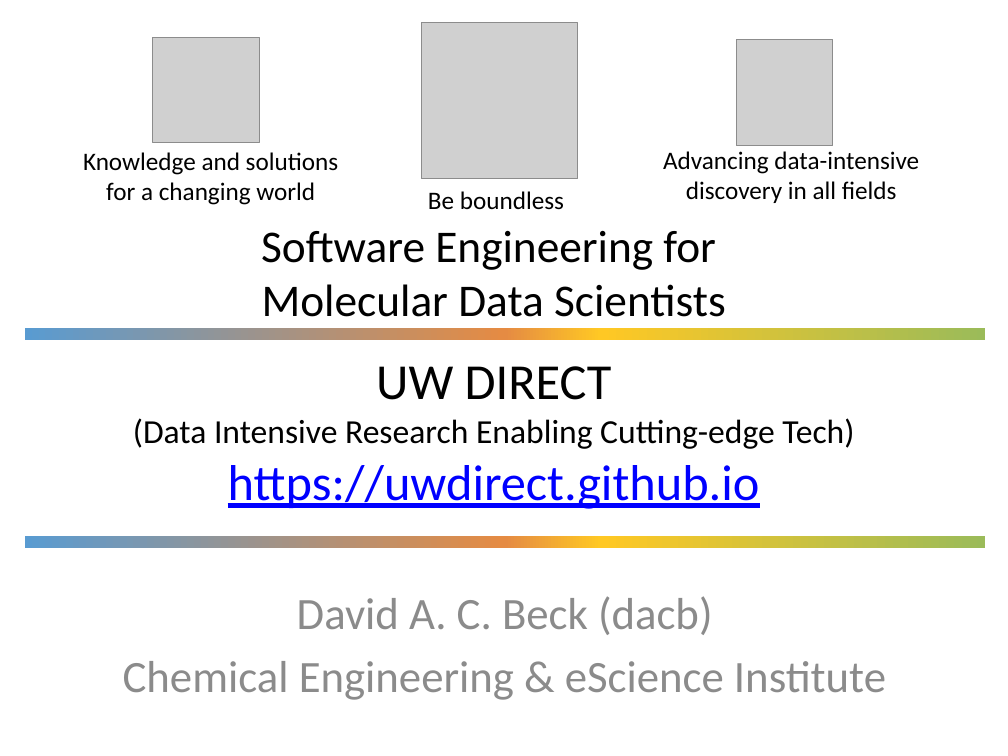
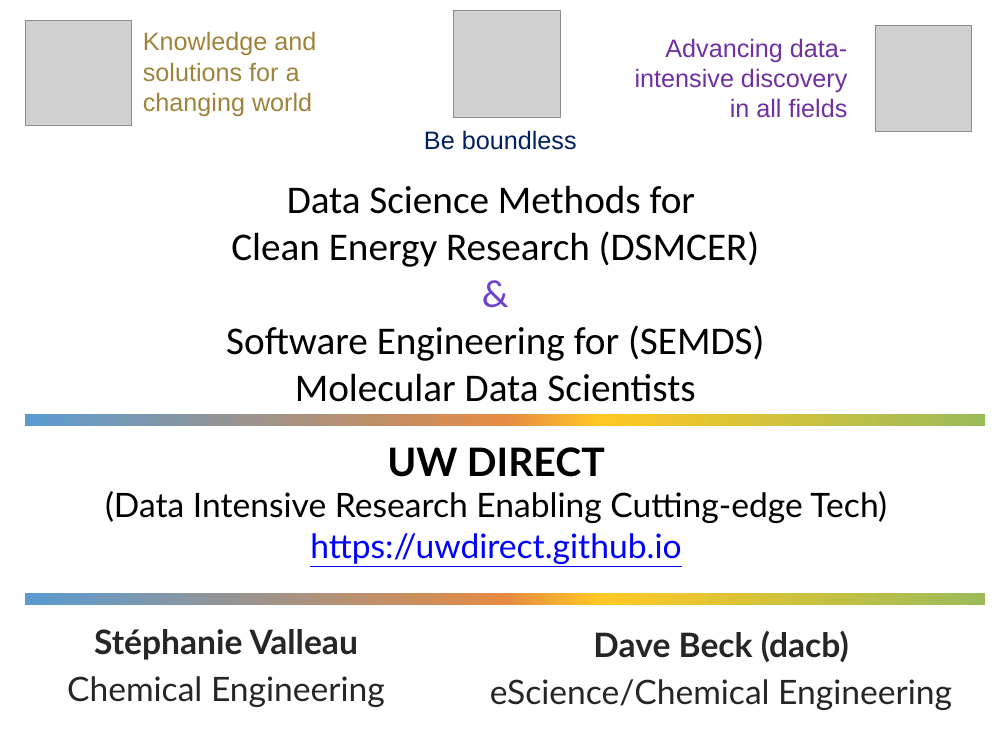
Before and after one commit to UWDIRECT/UWDIRECT.github.io, a slide deck: slide 1 of Wi21_content/SEDS/L1.1.Command_Line.pptx. Drawn at 1008x756 pixels with LibreOffice and Linux fonts; fonts in the diff are those of the drawing; grey boxes stand for pictures; background and template pictures are left out. Boxes give left, top, right and bottom in pixels: in the first picture for what was removed or moved away, otherwise in the second. Text is boxed around its words. In the diff, an @@ line names an element or a change of style, - is before the commit and + after.

```diff
--- a/Wi21_content/SEDS/L1.1.Command_Line.pptx
+++ b/Wi21_content/SEDS/L1.1.Command_Line.pptx
@@ rectangle: place and size @@
-rectangle at (0, 21, 1008, 178)
+rectangle at (0, 0, 1008, 179)
@@ picture: place and size @@
-picture at (153, 37, 260, 142)
+picture at (25, 21, 132, 126)
@@ text "Knowledge and solutions for a ...": place and size @@
-text "Knowledge and solutions for a ..." at (83, 152, 339, 205)
+text "Knowledge and solutions for a ..." at (143, 31, 316, 116)
@@ text "Knowledge and solutions for a ..." at (143, 31, 316, 116): font Calibri to Arial, text colour #000000 to #9E843B; alignment centre to left @@
@@ picture: place and size @@
-picture at (421, 22, 578, 178)
+picture at (454, 11, 560, 118)
@@ text "Advancing data-intensive discovery in all ...": place and size @@
-text "Advancing data-intensive discovery in all ..." at (663, 151, 919, 203)
+text "Advancing data-intensive discovery in all ..." at (635, 38, 848, 118)
@@ text "Advancing data-intensive discovery in all ..." at (635, 38, 848, 118): font Calibri to Arial, text colour #000000 to #7030A0; alignment centre to right @@
@@ picture: place and size @@
-picture at (736, 39, 833, 146)
+picture at (875, 25, 972, 132)
@@ text "Be boundless": place and size @@
-text "Be boundless" at (428, 191, 564, 210)
+text "Be boundless" at (424, 130, 577, 150)
@@ text "Be boundless" at (424, 130, 577, 150): font Calibri to Arial, text colour #000000 to #002060 @@
@@ title at (226, 185, 764, 402): text changed; size 32.4 to 28 pt @@
-Software Engineering for
-Molecular Data Scientists
+Data Science Methods for
+Clean Energy Research (DSMCER)
+&
+Software Engineering for (SEMDS)
+Molecular Data Scientists
@@ text "UW DIRECT": place and size @@
-text "UW DIRECT" at (133, 366, 854, 509)
+text "UW DIRECT" at (105, 447, 887, 564)
@@ text "UW DIRECT" at (105, 447, 887, 564): size 36 to 28 pt, bold on in "UW DIRECT"; font Calibri to Lato; size 36 to 24 pt in "https://uwdirect.github.io" @@
@@ rectangle: place and size @@
-rectangle at (25, 328, 985, 340)
+rectangle at (25, 414, 985, 426)
@@ rectangle: place and size @@
-rectangle at (25, 536, 985, 548)
+rectangle at (25, 594, 985, 606)
@@ subtitle removed at (123, 596, 886, 700) @@
-David A. C. Beck (dacb)
-Chemical Engineering & eScience Institute
@@ subtitle added at (67, 629, 385, 707), 24 pt, text #262626 @@
+Stéphanie Valleau
+Chemical Engineering
@@ text added at (490, 631, 952, 710), 24 pt, text #262626 @@
+Dave Beck (dacb)
+eScience/Chemical Engineering
```
Also in this commit, not shown: 14 slides added, 2 slides removed.
